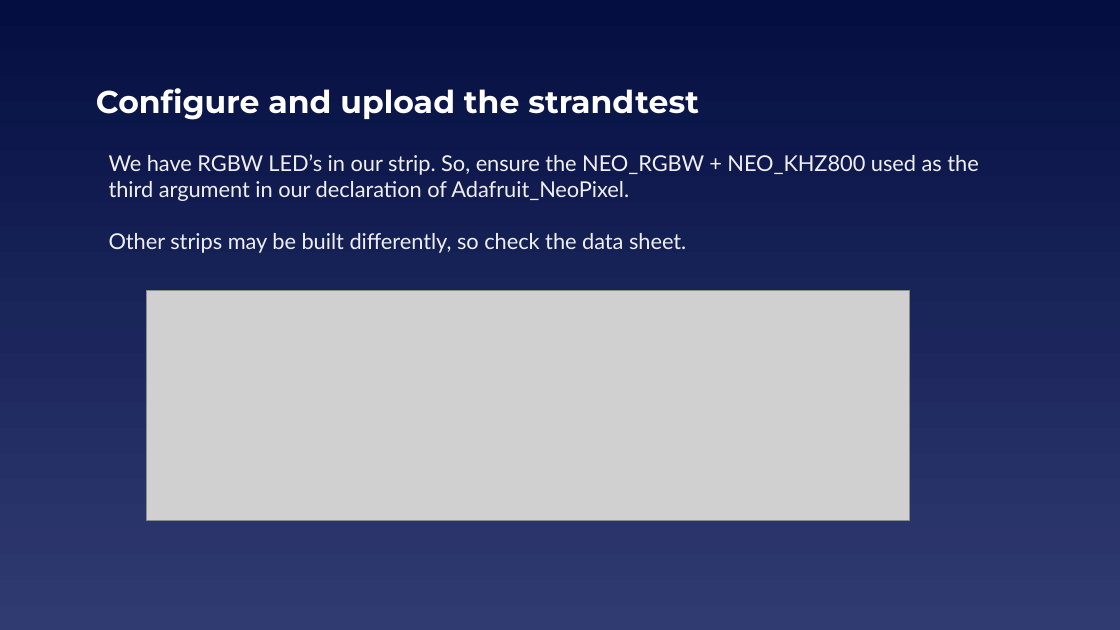
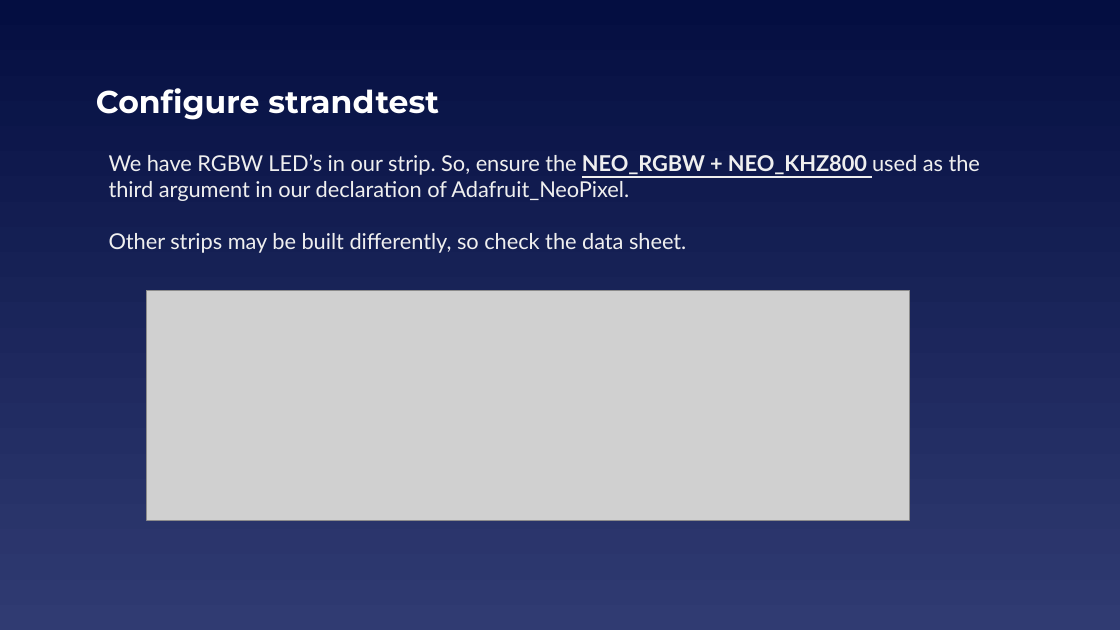
Before and after one commit to EELabMan/NeoPixels, a slide deck: slide 13 of NeoPixels.pptx. Drawn at 1120x630 pixels with LibreOffice and Linux fonts; fonts in the diff are those of the drawing; grey boxes stand for pictures. Boxes give left, top, right and bottom in pixels: in the first picture for what was removed or moved away, otherwise in the second. Text is boxed around its words. In the diff, an @@ line names an element or a change of style, - is before the commit and + after.

```diff
--- a/NeoPixels.pptx
+++ b/NeoPixels.pptx
@@ title at [96,88,439,120]: text changed @@
-Configure and upload the strandtest
+Configure strandtest
@@ text at [109,154,980,201]: bold on, underline on in "NEO_RGBW + NEO_KHZ800" @@
```
Also in this commit, not shown: 4 other slides changed, 1 slide added, 1 slide removed.
